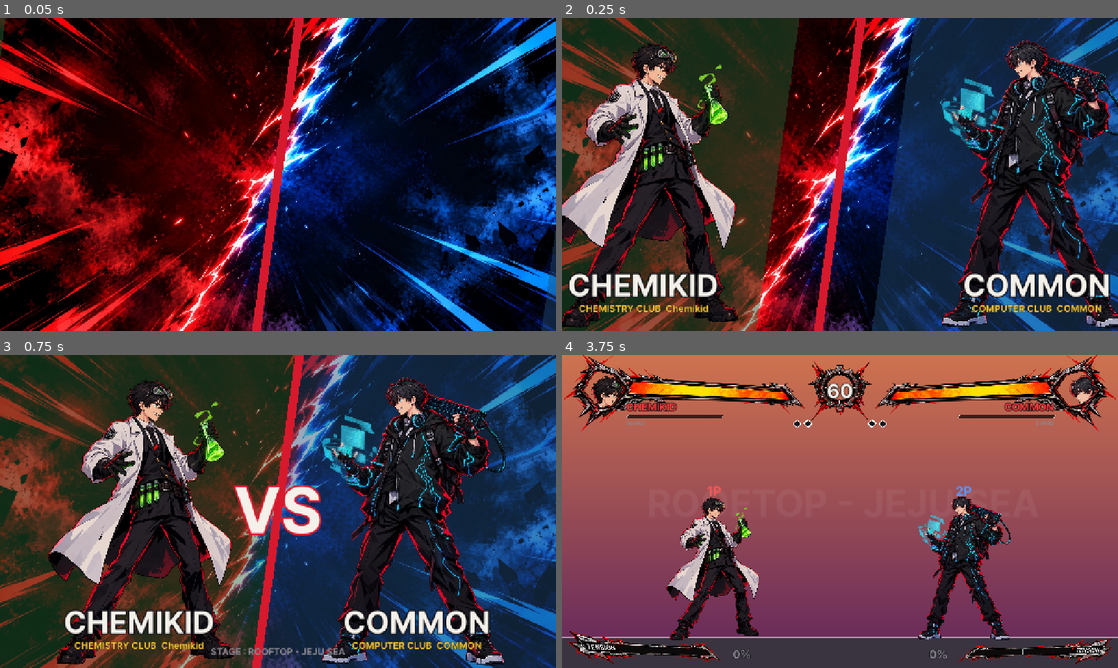
Above: before the commit, frames 1-4 (two rows, left to right).
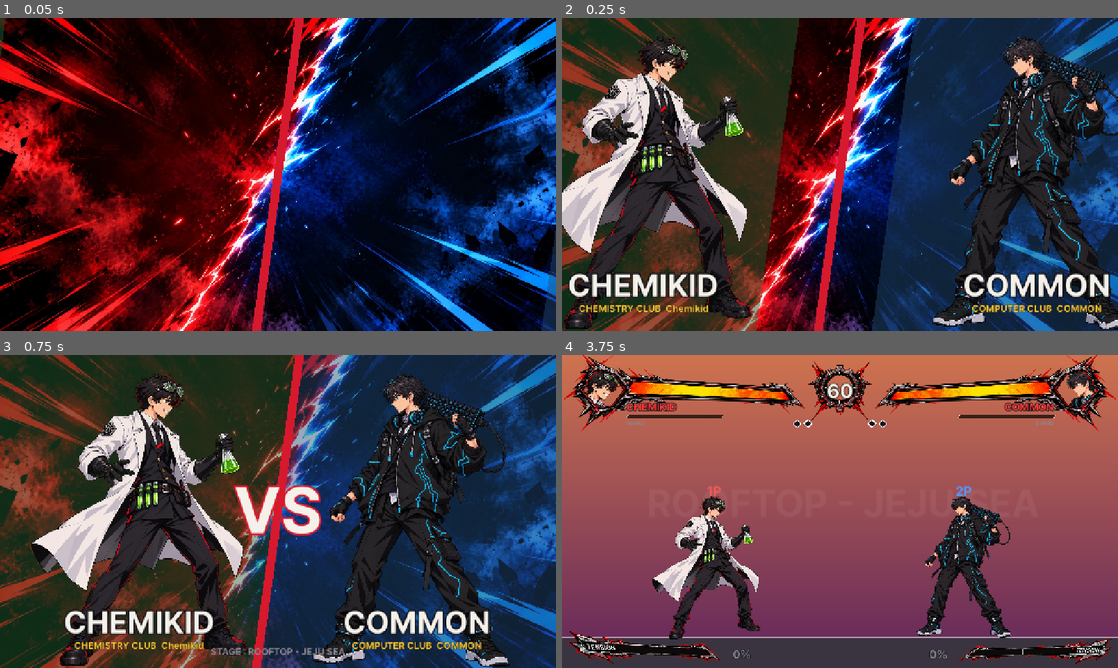
Above: after the commit, the same moments.

Repository: yukituki0/GGJSHS
Game: Godot game, scene res://scenes/battle.tscn
Same seed, same stepped clock (60 frames per second), same inputs: the game is played once before the commit and once after it. This scene is started directly instead of the project's main scene.
Inputs:
- Up to frame 1 (0.05 s): no input
- Up to frame 2 (0.25 s): no input
- Up to frame 3 (0.75 s): tap Enter at 0.5 s; hold D from 0.53 s (still down); tap O (p1_hs) at 0.6 s
- Up to frame 4 (3.75 s): tap Space at 1.25 s; release D at 1.28 s; hold S 1.28-2.03 s; tap Y at 1.35 s; hold D 2.03-2.78 s; tap U at 2.1 s; hold W 2.78-3.53 s; tap I at 2.85 s; hold A (p1_left) from 3.53 s (still down); tap H at 3.6 s

Frame 1 is identical in both runs. In frame 2, 19% of the frame differs, in the area x 0-100%, y 5-100%; in frame 3, 19%, in the area x 5-92%, y 5-100%; in frame 4, 6.0%.

Commit message:
이펙트 없는 캐릭터 그림 5명으로 교체 (SEED 제외)
- CHEMIKID, COMMON, CHAOS, GLOBE, ROOT2 새 그림 + 뼈대/얼굴 위치 다시 맞춤
- Puppet: 발 위치(anchor)와 크기를 그림에서 자동으로 계산 (그림마다 키 235px로 맞춤)

Co-Authored-By: Claude Opus 5.5 <noreply@anthropic.com>
Claude-Session: https://claude.ai/code/session_01DkxNRghxDBAgHYk82cYTSd

Diff:
--- a/scripts/game.gd
+++ b/scripts/game.gd
@@ -23,23 +23,23 @@
 const CHARACTERS: Array[Dictionary] = [
 	{
 		"id": "chemikid", "name": "CHEMIKID", "club": ["CHEMISTRY CLUB  Chemikid", "화학 동아리  Chemikid"],
-		"color": Color(0.30, 0.85, 0.45), "script": "res://scripts/characters/chemikid.gd", "face": Vector3(0.52, 0.125, 0.24),
+		"color": Color(0.30, 0.85, 0.45), "script": "res://scripts/characters/chemikid.gd", "face": Vector3(0.61, 0.145, 0.22),
 	},
 	{
 		"id": "common", "name": "COMMON", "club": ["COMPUTER CLUB  COMMON", "정보 동아리  COMMON"],
-		"color": Color(0.30, 0.65, 1.00), "script": "res://scripts/characters/common.gd", "face": Vector3(0.61, 0.115, 0.24),
+		"color": Color(0.30, 0.65, 1.00), "script": "res://scripts/characters/common.gd", "face": Vector3(0.595, 0.14, 0.22),
 	},
 	{
 		"id": "globe", "name": "GLOBE", "club": ["EARTH SCIENCE CLUB  Globe", "지구과학 동아리  Globe"],
-		"color": Color("e08a3c"), "script": "res://scripts/characters/globe.gd", "face": Vector3(0.56, 0.17, 0.24),
+		"color": Color("e08a3c"), "script": "res://scripts/characters/globe.gd", "face": Vector3(0.58, 0.18, 0.22),
 	},
 	{
 		"id": "chaos", "name": "CHAOS", "club": ["PHYSICS CLUB  Chaos", "물리 동아리  Chaos"],
-		"color": Color("a05cff"), "script": "res://scripts/characters/chaos.gd", "face": Vector3(0.57, 0.12, 0.24),
+		"color": Color("a05cff"), "script": "res://scripts/characters/chaos.gd", "face": Vector3(0.57, 0.14, 0.22),
 	},
 	{
 		"id": "root2", "name": "ROOT2", "club": ["MATH CLUB  Root2", "수학 동아리  Root2"],
-		"color": Color("e8d84a"), "script": "res://scripts/characters/root2.gd", "face": Vector3(0.575, 0.255, 0.24),
+		"color": Color("e8d84a"), "script": "res://scripts/characters/root2.gd", "face": Vector3(0.59, 0.165, 0.22),
 	},
 	{
 		"id": "seed", "name": "SEED", "club": ["BIOLOGY CLUB  Seed", "생명 동아리  Seed"],
--- a/scripts/puppet.gd
+++ b/scripts/puppet.gd
@@ -24,7 +24,9 @@
 
 var texture: Texture2D
 var rig: Dictionary
-var scale := 0.16         # 그림 픽셀 → 게임 화면 크기 (피격 판정보다 조금 크게: 머리가 판정 위로 나옴)
+var scale := 0.16         # 그림 픽셀 → 게임 화면 크기 (그림마다 키가 HEIGHT가 되게 자동으로 정함)
+const HEIGHT := 235.0     # 게임 화면에서 캐릭터 키 (피격 판정 160보다 조금 크게: 머리가 판정 위로 나옴)
+var anchor := Vector2.ZERO  # 두 발 사이 바닥 (그림 픽셀). 그림에서 자동으로 찾는다
 
 var _points := PackedVector2Array()   # 그물 점 (그림 픽셀 좌표, 쉬는 자세)
 var _uvs := PackedVector2Array()
@@ -42,9 +44,14 @@
 func _init(tex: Texture2D, rig_data: Dictionary) -> void:
 	texture = tex
 	rig = rig_data
-	scale = rig.get("scale", scale)
+	var img := tex.get_image()
+	anchor = rig.get("anchor", find_anchor(tex))
+	var top := 0
+	while top < img.get_height() - 1 and not _row_has_pixels(img, top):
+		top += 1
+	scale = rig.get("scale", HEIGHT / maxf(1.0, anchor.y - top))
 	_build_bones()
-	_build_mesh(tex.get_image())
+	_build_mesh(img)
 
 
 func _joint(name: String) -> Vector2:
@@ -169,7 +176,7 @@
 
 ## 게임 좌표(발 기준, 오른쪽을 볼 때) → 그림 픽셀 좌표
 func to_art(game_pos: Vector2) -> Vector2:
-	return rig["anchor"] + game_pos / scale
+	return anchor + game_pos / scale
 
 
 ## 쉬는 자세의 관절 위치 (aim 목표를 정할 때 기준으로)
@@ -181,7 +188,6 @@
 ## body: 몸 전체 변형 (발 기준, 오른쪽을 볼 때 기준. 기울이기/찌그러뜨리기/밀기)
 func draw(canvas: CanvasItem, facing: int, offset := Vector2.ZERO, modulate := Color.WHITE,
 		body := Transform2D.IDENTITY) -> void:
-	var anchor: Vector2 = rig["anchor"]
 	var pts := PackedVector2Array()
 	pts.resize(_points.size())
 	for i in _points.size():
@@ -234,9 +240,9 @@
 
 static func draw_image(canvas: CanvasItem, tex: Texture2D, art_scale: float, facing: int, offset: Vector2,
 		modulate: Color, body: Transform2D) -> void:
-	var anchor := find_anchor(tex)
+	var foot := find_anchor(tex)
 	var xf := Transform2D(0.0, offset) * Transform2D(0.0, Vector2(facing, 1), 0.0, Vector2.ZERO) * body \
-			* Transform2D(0.0, Vector2(art_scale, art_scale), 0.0, -anchor * art_scale)
+			* Transform2D(0.0, Vector2(art_scale, art_scale), 0.0, -foot * art_scale)
 	canvas.draw_set_transform_matrix(xf)
 	canvas.draw_texture(tex, Vector2.ZERO, modulate)
 	canvas.draw_set_transform_matrix(Transform2D.IDENTITY)
--- a/scripts/rigs.gd
+++ b/scripts/rigs.gd
@@ -5,57 +5,53 @@
 ## hip: 엉덩이(몸 전체가 돌고 움직이는 중심)   neck / head: 목, 머리 가운데
 ## ba_*: 뒤쪽 팔 (어깨 sh, 팔꿈치 el, 손 ha)    fa_*: 앞쪽 팔
 ## bl_*: 뒤쪽 다리 (엉덩이 hip, 무릎 kn, 발 ft)  fl_*: 앞쪽 다리
-## anchor: 두 발 사이 바닥 (게임에서 캐릭터 위치)
+## anchor(선택): 두 발 사이 바닥. 안 적으면 그림에서 자동으로 찾는다
+## (SEED는 아직 이펙트 있는 옛 그림 기준)
 
 const RIGS := {
 	"chemikid": {
-		"anchor": Vector2(540, 1495),
 		"joints": {
-			"hip": Vector2(620, 640), "neck": Vector2(570, 290), "head": Vector2(580, 150),
-			"ba_sh": Vector2(450, 290), "ba_el": Vector2(262, 450), "ba_ha": Vector2(405, 495),
-			"fa_sh": Vector2(705, 322), "fa_el": Vector2(800, 495), "fa_ha": Vector2(878, 345),
-			"bl_hip": Vector2(560, 710), "bl_kn": Vector2(375, 1125), "bl_ft": Vector2(195, 1410),
-			"fl_hip": Vector2(690, 700), "fl_kn": Vector2(795, 1050), "fl_ft": Vector2(885, 1410),
+			"hip": Vector2(560, 620), "neck": Vector2(570, 240), "head": Vector2(600, 150),
+			"ba_sh": Vector2(430, 260), "ba_el": Vector2(300, 380), "ba_ha": Vector2(430, 450),
+			"fa_sh": Vector2(680, 280), "fa_el": Vector2(840, 430), "fa_ha": Vector2(930, 360),
+			"bl_hip": Vector2(500, 680), "bl_kn": Vector2(330, 1000), "bl_ft": Vector2(220, 1340),
+			"fl_hip": Vector2(640, 680), "fl_kn": Vector2(800, 1000), "fl_ft": Vector2(950, 1330),
 		},
 	},
 	"common": {
-		"anchor": Vector2(530, 1495),
 		"joints": {
-			"hip": Vector2(560, 760), "neck": Vector2(560, 270), "head": Vector2(595, 150),
-			"ba_sh": Vector2(360, 330), "ba_el": Vector2(190, 420), "ba_ha": Vector2(270, 260),
-			"fa_sh": Vector2(670, 330), "fa_el": Vector2(745, 575), "fa_ha": Vector2(870, 440),
-			"bl_hip": Vector2(480, 770), "bl_kn": Vector2(380, 1060), "bl_ft": Vector2(180, 1430),
-			"fl_hip": Vector2(640, 770), "fl_kn": Vector2(720, 1050), "fl_ft": Vector2(880, 1430),
+			"hip": Vector2(560, 640), "neck": Vector2(560, 250), "head": Vector2(590, 130),
+			"ba_sh": Vector2(440, 300), "ba_el": Vector2(320, 380), "ba_ha": Vector2(330, 190),
+			"fa_sh": Vector2(680, 320), "fa_el": Vector2(820, 480), "fa_ha": Vector2(900, 670),
+			"bl_hip": Vector2(480, 700), "bl_kn": Vector2(350, 1000), "bl_ft": Vector2(180, 1330),
+			"fl_hip": Vector2(650, 700), "fl_kn": Vector2(800, 1000), "fl_ft": Vector2(950, 1320),
 		},
 	},
 	"chaos": {
-		"anchor": Vector2(515, 1490),
 		"joints": {
-			"hip": Vector2(510, 700), "neck": Vector2(500, 260), "head": Vector2(530, 150),
-			"ba_sh": Vector2(340, 290), "ba_el": Vector2(260, 470), "ba_ha": Vector2(210, 640),
-			"fa_sh": Vector2(620, 320), "fa_el": Vector2(720, 480), "fa_ha": Vector2(830, 450),
-			"bl_hip": Vector2(440, 720), "bl_kn": Vector2(330, 1050), "bl_ft": Vector2(160, 1420),
-			"fl_hip": Vector2(600, 720), "fl_kn": Vector2(720, 1050), "fl_ft": Vector2(870, 1410),
+			"hip": Vector2(530, 620), "neck": Vector2(530, 250), "head": Vector2(560, 140),
+			"ba_sh": Vector2(380, 300), "ba_el": Vector2(330, 450), "ba_ha": Vector2(260, 620),
+			"fa_sh": Vector2(680, 300), "fa_el": Vector2(800, 420), "fa_ha": Vector2(800, 260),
+			"bl_hip": Vector2(450, 700), "bl_kn": Vector2(320, 1050), "bl_ft": Vector2(200, 1370),
+			"fl_hip": Vector2(640, 700), "fl_kn": Vector2(800, 1050), "fl_ft": Vector2(950, 1360),
 		},
 	},
 	"globe": {
-		"anchor": Vector2(520, 1500),
 		"joints": {
-			"hip": Vector2(500, 640), "neck": Vector2(530, 300), "head": Vector2(560, 170),
-			"ba_sh": Vector2(380, 320), "ba_el": Vector2(260, 480), "ba_ha": Vector2(220, 640),
-			"fa_sh": Vector2(650, 330), "fa_el": Vector2(760, 480), "fa_ha": Vector2(870, 410),
-			"bl_hip": Vector2(430, 700), "bl_kn": Vector2(330, 1050), "bl_ft": Vector2(150, 1430),
-			"fl_hip": Vector2(580, 700), "fl_kn": Vector2(700, 1050), "fl_ft": Vector2(870, 1430),
+			"hip": Vector2(520, 620), "neck": Vector2(540, 290), "head": Vector2(580, 170),
+			"ba_sh": Vector2(380, 330), "ba_el": Vector2(250, 450), "ba_ha": Vector2(230, 580),
+			"fa_sh": Vector2(650, 330), "fa_el": Vector2(720, 480), "fa_ha": Vector2(880, 410),
+			"bl_hip": Vector2(420, 720), "bl_kn": Vector2(300, 1050), "bl_ft": Vector2(180, 1340),
+			"fl_hip": Vector2(620, 720), "fl_kn": Vector2(800, 1050), "fl_ft": Vector2(950, 1340),
 		},
 	},
 	"root2": {
-		"anchor": Vector2(570, 1420),
 		"joints": {
-			"hip": Vector2(560, 690), "neck": Vector2(560, 330), "head": Vector2(580, 250),
-			"ba_sh": Vector2(450, 380), "ba_el": Vector2(380, 500), "ba_ha": Vector2(300, 520),
-			"fa_sh": Vector2(680, 380), "fa_el": Vector2(800, 460), "fa_ha": Vector2(930, 500),
-			"bl_hip": Vector2(500, 740), "bl_kn": Vector2(380, 1000), "bl_ft": Vector2(230, 1350),
-			"fl_hip": Vector2(640, 740), "fl_kn": Vector2(790, 1000), "fl_ft": Vector2(900, 1360),
+			"hip": Vector2(560, 560), "neck": Vector2(560, 270), "head": Vector2(600, 150),
+			"ba_sh": Vector2(420, 300), "ba_el": Vector2(300, 420), "ba_ha": Vector2(330, 430),
+			"fa_sh": Vector2(680, 310), "fa_el": Vector2(850, 420), "fa_ha": Vector2(1000, 480),
+			"bl_hip": Vector2(480, 650), "bl_kn": Vector2(330, 1000), "bl_ft": Vector2(200, 1340),
+			"fl_hip": Vector2(640, 650), "fl_kn": Vector2(850, 1000), "fl_ft": Vector2(950, 1340),
 		},
 	},
 	"seed": {
Binary file changed: assets/characters/chaos.png
Binary file changed: assets/characters/chemikid.png
Binary file changed: assets/characters/common.png
Binary file changed: assets/characters/globe.png
Binary file changed: assets/characters/root2.png
